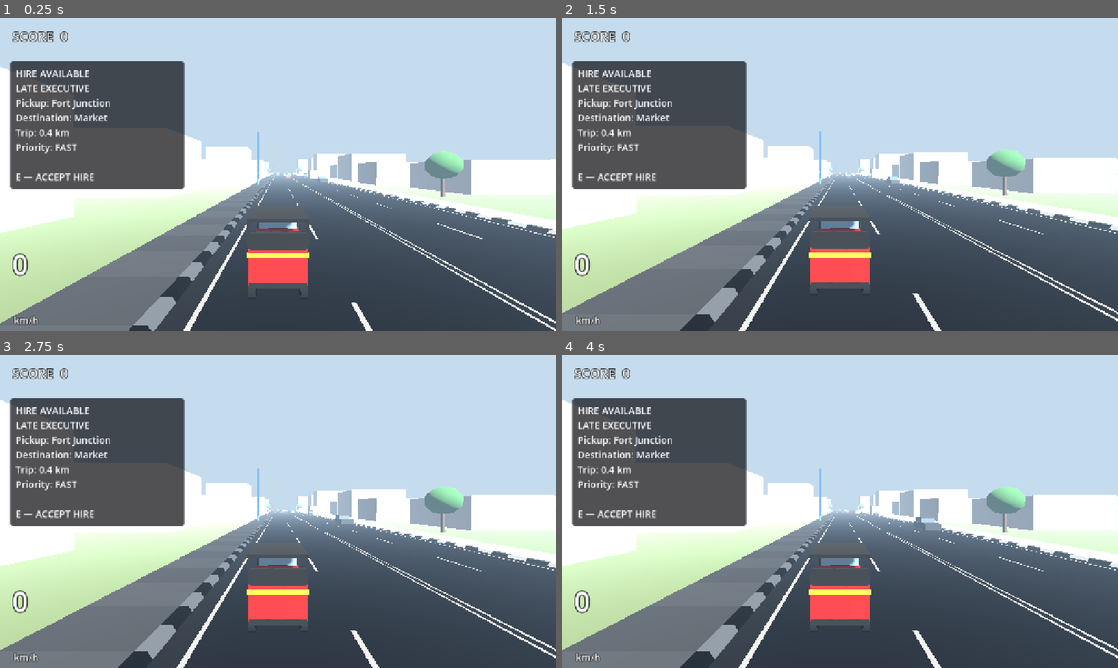
Above: before the commit, frames 1-4 (two rows, left to right).
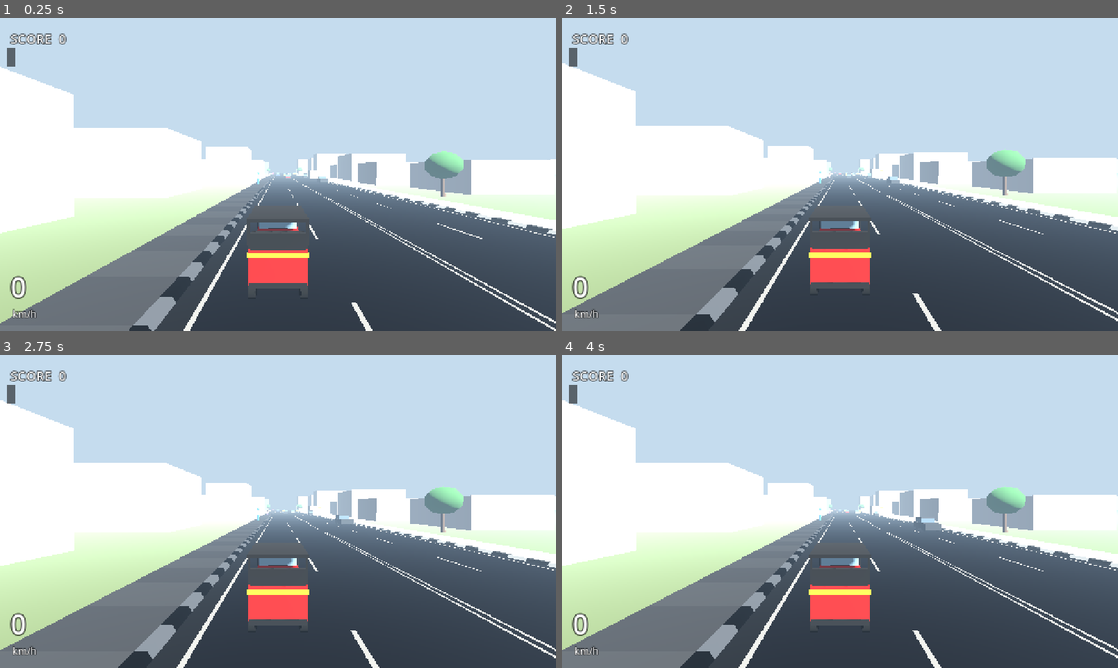
Above: after the commit, the same moments.

Repository: chaven-sl/TukTukColombo
Game: Godot game, scene res://scenes/bootstrap/bootstrap.tscn
The game is run twice, just before and just after one commit, with the same random seed, the same clock (stepped at 60 frames per second) and the same inputs.
Inputs (mouse positions are in pixels of both pictures, inside the frame that each line leads up to):
- Up to frame 1 (0.25 s): no input
- Up to frame 2 (1.5 s): move the mouse to (962, 158) at 0.52 s; hold D (steer_right) 0.53-1.25 s; hold H (horn) 0.53-1.25 s; click (962, 158) at 0.67 s; tap Enter at 1.25 s; drag from (728, 190) to (812, 237) at 1.27 s
- Up to frame 3 (2.75 s): move the mouse to (333, 442) at 2.02 s; hold D (steer_right) from 2.03 s (still down); hold H (horn) from 2.03 s (still down); click (333, 442) at 2.17 s
- Up to frame 4 (4 s): release D (steer_right) at 2.75 s; release H (horn) at 2.75 s; drag from (812, 574) to (673, 464) at 2.77 s; move the mouse to (1006, 558) at 3.52 s; hold A (steer_left) from 3.53 s (still down); hold H (horn) from 3.53 s (still down); click (1006, 558) at 3.67 s

The runs differ from the first frame. In frame 1, 14% of the frame differs, in the area x 1-47%, y 4-98%; in frame 2, 14%; in frame 3, 14%; in frame 4, 14%.
Error after the commit: Parse Error: Identifier "VehicleDamageState" not declared in the current scope. (res://scripts/ui/notification_presenter.gd:88)

Commit message:
feat(ui): safe-area HUD and central notification presenter
Owner playtest: messages too close to / off the left edge. Every HUD layer
now builds under HudSafeArea (display safe rect + 24-unit margin, shared
with the touch controls; simulated cutouts via --simulate-safe-area).
Score/speed follow the real pause/steer rects; cards width-capped and
word-wrapped with line caps; result card takes the right column; passenger
line bottom-centre. NotificationPresenter owns banners (NORMAL < HIGH <
CRITICAL, two slots); critical banners suppress score popups.

Co-Authored-By: Claude Opus 5.5 <noreply@anthropic.com>

Diff:
--- /dev/null
+++ b/scripts/ui/hud_safe_area.gd
@@ -0,0 +1,58 @@
+class_name HudSafeArea
+extends Control
+## Root container for HUD content (v0.03A2). Sits exactly on the device's
+## usable safe rectangle (cutouts, rounded corners, gesture bars removed),
+## inset by an inner margin, so every child anchored to it is automatically
+## inside the safe area at any aspect ratio. The touch controls use the same
+## safe rect (safe_rect()) so the whole HUD shares one alignment.
+##
+## Testing / screenshots: simulated insets via HudSafeArea.simulated_insets
+## (logical units: left, top, right, bottom) or `-- --simulate-safe-area=L,T,R,B`.
+
+const MARGIN := 24.0
+
+## Logical-unit insets added on top of the display safe area (tests, CLI).
+static var simulated_insets := Vector4.ZERO
+static var _cli_checked := false
+
+var margin := MARGIN
+
+
+static func _check_cli() -> void:
+	if _cli_checked:
+		return
+	_cli_checked = true
+	for arg in OS.get_cmdline_user_args():
+		if arg.begins_with("--simulate-safe-area="):
+			var parts := arg.get_slice("=", 1).split(",")
+			if parts.size() == 4:
+				simulated_insets = Vector4(float(parts[0]), float(parts[1]), float(parts[2]), float(parts[3]))
+
+
+## Usable rectangle in logical viewport units (display safe area ∩ simulation).
+static func safe_rect(viewport: Viewport) -> Rect2:
+	_check_cli()
+	var r := MobileLayout.safe_rect_for(viewport)
+	return apply_insets(r, simulated_insets)
+
+
+static func apply_insets(r: Rect2, insets: Vector4) -> Rect2:
+	return Rect2(r.position + Vector2(insets.x, insets.y), r.size - Vector2(insets.x + insets.z, insets.y + insets.w))
+
+
+func _ready() -> void:
+	mouse_filter = Control.MOUSE_FILTER_IGNORE
+	set_anchors_preset(Control.PRESET_TOP_LEFT)
+	get_viewport().size_changed.connect(refresh)
+	refresh()
+
+
+func refresh() -> void:
+	apply_safe_rect(safe_rect(get_viewport()))
+
+
+## Separate so tests can lay the HUD out for any safe rect.
+func apply_safe_rect(safe: Rect2) -> void:
+	var inner := safe.grow(-margin)
+	position = inner.position
+	size = inner.size
--- a/scripts/ui/mobile_controls.gd
+++ b/scripts/ui/mobile_controls.gd
@@ -105,7 +105,7 @@
 
 func relayout() -> void:
 	var view := get_viewport().get_visible_rect().size
-	safe_rect = MobileLayout.safe_rect_for(get_viewport())
+	safe_rect = HudSafeArea.safe_rect(get_viewport())  # same safe rect as the rest of the HUD
 	apply_layout(view, safe_rect)
 
 
--- /dev/null
+++ b/scripts/ui/notification_presenter.gd
@@ -0,0 +1,157 @@
+class_name NotificationPresenter
+extends CanvasLayer
+## One place for on-screen notices (v0.03A2), so systems never drop labels at
+## arbitrary positions. Banners sit in a fixed zone below the GPS line, inside
+## the safe area, width-capped and word-wrapped.
+##
+## Categories (style): SKILL, WARNING, INCIDENT, DAMAGE, RIDE.
+## Priority: CRITICAL (pedestrian impact, tuk disabled, ride failed) >
+## HIGH (pickup/destination, major incident) > NORMAL. At most two banners;
+## a higher priority replaces a lower one, and while a CRITICAL banner is up
+## PrototypeHud suppresses score popups (critical_active()).
+
+enum Category { SKILL, WARNING, INCIDENT, DAMAGE, RIDE }
+enum Priority { NORMAL, HIGH, CRITICAL }
+
+const SLOTS := 2
+const COLORS := {
+	Category.SKILL: Color(1.0, 0.95, 0.75), Category.WARNING: Color(1.0, 0.4, 0.3),
+	Category.INCIDENT: Color(1.0, 0.75, 0.3), Category.DAMAGE: Color(1.0, 0.3, 0.2),
+	Category.RIDE: Color(0.55, 0.95, 1.0),
+}
+
+var safe_root: HudSafeArea
+var _box: VBoxContainer
+var _panels: Array[PanelContainer] = []
+var _labels: Array[Label] = []
+var _priority := PackedInt32Array()
+var _time_left := PackedFloat32Array()
+## Diagnostics (tests).
+var shown := 0
+var replaced := 0
+var dropped := 0
+
+
+func _ready() -> void:
+	layer = 22
+	safe_root = HudSafeArea.new()
+	safe_root.name = "SafeArea"
+	add_child(safe_root)
+	_box = VBoxContainer.new()
+	_box.mouse_filter = Control.MOUSE_FILTER_IGNORE
+	_box.add_theme_constant_override("separation", 8)
+	safe_root.add_child(_box)
+	for i in SLOTS:
+		var panel := PanelContainer.new()
+		var style := StyleBoxFlat.new()
+		style.bg_color = Color(0.05, 0.05, 0.07, 0.8)
+		style.set_corner_radius_all(6)
+		style.set_content_margin_all(10)
+		panel.add_theme_stylebox_override("panel", style)
+		panel.mouse_filter = Control.MOUSE_FILTER_IGNORE
+		panel.visible = false
+		var label := Label.new()
+		label.horizontal_alignment = HORIZONTAL_ALIGNMENT_CENTER
+		label.autowrap_mode = TextServer.AUTOWRAP_WORD_SMART
+		label.max_lines_visible = 2
+		var ls := LabelSettings.new()
+		ls.font_size = 34
+		ls.outline_size = 8
+		ls.outline_color = Color(0, 0, 0, 0.9)
+		label.label_settings = ls
+		panel.add_child(label)
+		_box.add_child(panel)
+		_panels.append(panel)
+		_labels.append(label)
+		_priority.append(-1)
+		_time_left.append(0.0)
+	safe_root.resized.connect(layout)
+	layout()
+	EventBus.pedestrian_impact.connect(func(_e: PedestrianEvent) -> void:
+		notify(tr("UI_UNSAFE_DRIVING"), Category.WARNING, Priority.CRITICAL, 2.5))
+	EventBus.ride_finished.connect(func(r: RideResult) -> void:
+		if r.outcome == RideResult.Outcome.FAILED:
+			notify(tr("UI_RIDE_FAILED"), Category.RIDE, Priority.CRITICAL, 2.5))
+	EventBus.ride_state_changed.connect(func(st: int) -> void:
+		if st == RideManager.RideState.ACTIVE:
+			notify(tr("UI_NOTIFY_ON_BOARD"), Category.RIDE, Priority.HIGH, 2.0))
+	EventBus.traffic_incident_started.connect(func(tier: int, _p: Vector3) -> void:
+		if tier == IncidentRules.Tier.MAJOR:
+			notify(tr("UI_NOTIFY_MAJOR_INCIDENT"), Category.INCIDENT, Priority.HIGH, 2.0))
+	EventBus.vehicle_damage_changed.connect(_on_damage)
+	EventBus.vehicle_recovered.connect(func(reason: String) -> void:
+		if reason == "void":
+			notify(tr("UI_RESETTING_TO_ROAD"), Category.WARNING, Priority.HIGH, 1.6))
+
+
+func _on_damage(st: int) -> void:
+	if st == VehicleDamageState.State.DAMAGED:
+		notify(tr("UI_TUK_DAMAGED"), Category.DAMAGE, Priority.HIGH, 2.0)
+	elif st == VehicleDamageState.State.DISABLED:
+		notify(tr("UI_TUK_DISABLED"), Category.DAMAGE, Priority.CRITICAL, 2.2)
+		notify(tr("UI_RESETTING_TO_ROAD"), Category.DAMAGE, Priority.CRITICAL, 2.4)
+
+
+## Centre column between the side cards (hire card left, ride panel right),
+## below the GPS line (y 0–52) and the combo meter (64–110).
+func layout() -> void:
+	var sw := safe_root.size.x
+	var card := minf(400.0, sw * 0.36)
+	var w := clampf(sw - 2.0 * card - 32.0, 260.0, 560.0)
+	PrototypeHud.place(_box, Vector2(0.5, 0.0), Rect2(-w * 0.5, 118, w, 0))
+	for p in _panels:
+		p.custom_minimum_size = Vector2(w, 0)
+
+
+## Shows `text`. Replaces the lowest-priority banner if both slots are busy;
+## a NORMAL notice is dropped while a CRITICAL one is showing.
+func notify(text: String, category: Category, priority: Priority, seconds: float) -> void:
+	if priority == Priority.NORMAL and critical_active():
+		dropped += 1
+		return
+	var slot := -1
+	for i in SLOTS:
+		if _priority[i] < 0:
+			slot = i
+			break
+	if slot < 0:
+		var lowest := 0
+		for i in SLOTS:
+			if _priority[i] < _priority[lowest]:
+				lowest = i
+		if _priority[lowest] > priority:
+			dropped += 1
+			return
+		slot = lowest
+		replaced += 1
+	_labels[slot].text = text
+	_labels[slot].label_settings.font_color = COLORS[category]
+	_priority[slot] = priority
+	_time_left[slot] = seconds
+	_panels[slot].visible = true
+	shown += 1
+
+
+func critical_active() -> bool:
+	for i in SLOTS:
+		if _priority[i] == Priority.CRITICAL:
+			return true
+	return false
+
+
+func visible_panels() -> Array[PanelContainer]:
+	var out: Array[PanelContainer] = []
+	for p in _panels:
+		if p.visible:
+			out.append(p)
+	return out
+
+
+func _process(delta: float) -> void:
+	for i in SLOTS:
+		if _priority[i] < 0:
+			continue
+		_time_left[i] -= delta
+		if _time_left[i] <= 0.0:
+			_priority[i] = -1
+			_panels[i].visible = false
--- a/scripts/ui/prototype_hud.gd
+++ b/scripts/ui/prototype_hud.gd
@@ -5,8 +5,6 @@
 ## All player-facing text goes through translation keys.
 
 const POPUP_COUNT := 4
-## Touch mode lifts the speed readout above the steering pad (logical units).
-const TOUCH_SPEED_LIFT := 180.0
 
 var player: TukController
 var scoring: ScoringSystem
@@ -25,6 +23,11 @@
 var _loss_settings: LabelSettings
 var _combo_tween: Tween
 var _touch_layout := false
+var _touch_rects: Dictionary = {}
+## HUD root inside the safe area (v0.03A2).
+var safe_root: HudSafeArea
+## Critical notifications suppress score popups (no stacking over warnings).
+var notifications: NotificationPresenter
 
 
 func setup(p_player: TukController, p_scoring: ScoringSystem) -> void:
@@ -54,34 +57,30 @@
 	_popup_settings = _settings(40, Color(1.0, 0.95, 0.75), 8)
 	_gap_settings = _settings(54, Color(1.0, 0.62, 0.12), 10)
 	_loss_settings = _settings(28, Color(1.0, 0.4, 0.35), 6)
-	var root := Control.new()
-	root.set_anchors_preset(Control.PRESET_FULL_RECT)
-	root.mouse_filter = Control.MOUSE_FILTER_IGNORE
-	add_child(root)
+	# v0.03A2: everything lives inside the safe area (cutouts, corners).
+	safe_root = HudSafeArea.new()
+	safe_root.name = "SafeArea"
+	add_child(safe_root)
+	var root: Control = safe_root
 
 	_score_label = Label.new()
 	_score_label.label_settings = _settings(30, Color(1, 1, 1), 7)
-	_score_label.position = Vector2(28, 20)
 	root.add_child(_score_label)
 
 	_speed_label = Label.new()
 	_speed_label.label_settings = _settings(64, Color(1, 1, 1), 10)
-	_speed_label.set_anchors_preset(Control.PRESET_BOTTOM_LEFT)
-	_speed_label.position = Vector2(28, -110)
+	_speed_label.vertical_alignment = VERTICAL_ALIGNMENT_BOTTOM
 	_speed_label.grow_vertical = Control.GROW_DIRECTION_BEGIN
 	root.add_child(_speed_label)
 	_speed_unit = Label.new()
 	_speed_unit.label_settings = _small_settings
-	_speed_unit.set_anchors_preset(Control.PRESET_BOTTOM_LEFT)
-	_speed_unit.position = Vector2(32, -40)
+	_speed_unit.grow_vertical = Control.GROW_DIRECTION_BEGIN
 	_speed_unit.text = tr("UI_KMH")
 	root.add_child(_speed_unit)
 
 	_combo_root = VBoxContainer.new()
-	_combo_root.set_anchors_preset(Control.PRESET_CENTER_TOP)
-	_combo_root.position = Vector2(-110, 84)  # below the GPS instruction line
-	_combo_root.custom_minimum_size = Vector2(220, 0)
 	_combo_root.mouse_filter = Control.MOUSE_FILTER_IGNORE
+	place(_combo_root, Vector2(0.5, 0.0), Rect2(-110, 64, 220, 46))  # below the GPS line
 	root.add_child(_combo_root)
 	_combo_label = Label.new()
 	_combo_label.label_settings = _settings(34, Color(1.0, 0.85, 0.3), 8)
@@ -98,32 +97,50 @@
 	for i in POPUP_COUNT:
 		var popup := Label.new()
 		popup.horizontal_alignment = HORIZONTAL_ALIGNMENT_CENTER
-		popup.set_anchors_preset(Control.PRESET_CENTER_TOP)
-		popup.custom_minimum_size = Vector2(600, 0)
-		popup.position = Vector2(-300, 150)
-		popup.pivot_offset = Vector2(300, 40)
+		popup.autowrap_mode = TextServer.AUTOWRAP_WORD_SMART
 		popup.modulate.a = 0.0
 		root.add_child(popup)
 		_popups.append(popup)
+	_apply_layout()
 
 
-## Touch mode moves score right of the pause button and lifts the speed
-## readout above the steering pad.
-func set_touch_layout(on: bool) -> void:
-	if on == _touch_layout:
-		return
-	_touch_layout = on
-	_score_label.position.x = 120.0 if on else 28.0
-	# Bottom-anchored labels: shift their offsets, not position (absolute).
-	var sign := -1.0 if on else 1.0
-	# The number grows upwards from its offsets, so the unit lifts further to sit under it.
-	_shift(_speed_label, sign * TOUCH_SPEED_LIFT)
-	_shift(_speed_unit, sign * (TOUCH_SPEED_LIFT + 64.0))
+## Anchors `c` at (anchor.x, anchor.y) of the safe root with an offset rect.
+static func place(c: Control, anchor: Vector2, r: Rect2) -> void:
+	c.anchor_left = anchor.x
+	c.anchor_right = anchor.x
+	c.anchor_top = anchor.y
+	c.anchor_bottom = anchor.y
+	c.offset_left = r.position.x
+	c.offset_top = r.position.y
+	c.offset_right = r.end.x
+	c.offset_bottom = r.end.y
 
 
-func _shift(c: Control, dy: float) -> void:
-	c.offset_top += dy
-	c.offset_bottom += dy
+## Touch mode: score right of the pause button, speed above the steering pad,
+## both derived from the actual touch-control rects (MobileControls).
+func set_touch_layout(on: bool) -> void:
+	_touch_layout = on
+	_apply_layout()
+
+
+func on_touch_controls_layout(rects: Dictionary) -> void:
+	_touch_rects = rects
+	_apply_layout()
+
+
+func _apply_layout() -> void:
+	if safe_root == null:
+		return
+	var score_x := 0.0
+	var speed_bottom := 0.0
+	if _touch_layout and not _touch_rects.is_empty():
+		var pause: Rect2 = _touch_rects[TouchControlState.Pad.PAUSE]
+		var steer: Rect2 = _touch_rects[TouchControlState.Pad.STEER]
+		score_x = maxf(pause.end.x - safe_root.position.x + 14.0, 0.0)
+		speed_bottom = minf(steer.position.y - 8.0 - safe_root.get_rect().end.y, 0.0)
+	place(_score_label, Vector2.ZERO, Rect2(score_x, 2, 0, 0))  # sizes to its text
+	place(_speed_unit, Vector2(0, 1), Rect2(4, speed_bottom - 26, 120, 26))
+	place(_speed_label, Vector2(0, 1), Rect2(0, speed_bottom - 34 - 92, 180, 92))  # 64 px digits ≈ 88 tall; unit label ≈ 31
 
 
 func _process(_delta: float) -> void:
@@ -161,15 +178,19 @@
 
 
 func _show_popup(text: String, settings: LabelSettings, punch: float) -> void:
+	if notifications != null and notifications.critical_active():
+		return  # never stack score popups over a critical warning
 	var popup := _popups[_popup_index]
 	_popup_index = (_popup_index + 1) % POPUP_COUNT
 	popup.text = text
 	popup.label_settings = settings
-	popup.position = Vector2(-300, 150)
+	var w := minf(600.0, safe_root.size.x)
+	place(popup, Vector2(0.5, 0.0), Rect2(-w * 0.5, 260, w, 0))  # below the banner zone
+	popup.pivot_offset = Vector2(w * 0.5, 40)
 	popup.modulate.a = 1.0
 	popup.scale = Vector2(punch, punch)
 	var tween := create_tween()
 	tween.set_parallel(true)
 	tween.tween_property(popup, "scale", Vector2.ONE, 0.2).set_trans(Tween.TRANS_BACK).set_ease(Tween.EASE_OUT)
-	tween.tween_property(popup, "position:y", 110.0, 1.1).set_ease(Tween.EASE_OUT)
+	tween.tween_property(popup, "position:y", 228.0, 1.1).set_ease(Tween.EASE_OUT)
 	tween.tween_property(popup, "modulate:a", 0.0, 0.5).set_delay(0.7)
--- a/scripts/ui/ride_hud.gd
+++ b/scripts/ui/ride_hud.gd
@@ -23,11 +23,11 @@
 var _ride_panel: PanelContainer
 var _ride_label: Label
 var _bubble: Label
-var _notice: Label
+## HUD root inside the safe area (v0.03A2).
+var safe_root: HudSafeArea
 var _result_panel: PanelContainer
 var _result_label: Label
 var _result_timer := 0.0
-var _notice_timer := 0.0
 var _mood_timer := 0.0
 var _mood_state: PassengerMood.Mood = PassengerMood.Mood.HAPPY
 var _pickup_beacons: Dictionary = {}  # PassengerOffer -> MeshInstance3D
@@ -44,7 +44,6 @@
 	guidance = p_guidance
 	rides.result_ready.connect(_on_result)
 	rides.reaction.connect(_on_reaction)
-	EventBus.pedestrian_impact.connect(_on_pedestrian_impact)
 	for offer in offers.offers:
 		_pickup_beacons[offer] = _beacon(offer.profile.marker_color, 0.18)
 	_dest_beacon = _beacon(Color(0.2, 1.0, 0.45), 0.35)
@@ -63,39 +62,56 @@
 
 func _ready() -> void:
 	layer = 20
-	var root := Control.new()
-	root.set_anchors_preset(Control.PRESET_FULL_RECT)
-	root.mouse_filter = Control.MOUSE_FILTER_IGNORE
-	add_child(root)
-	# Hire card top-left: clear of both thumb zones and the GPS/combo line.
-	_offer_panel = _panel(root, Control.PRESET_TOP_LEFT, Vector2(24, 100), Vector2(400, 0))
-	_offer_label = _label(_offer_panel, 22)
-	_gps_panel = _panel(root, Control.PRESET_CENTER_TOP, Vector2(-200, 12), Vector2(400, 0))
+	# v0.03A2: all cards live inside the safe area and wrap their text.
+	safe_root = HudSafeArea.new()
+	safe_root.name = "SafeArea"
+	add_child(safe_root)
+	var root: Control = safe_root
+	_offer_panel = _panel(root)
+	_offer_label = _label(_offer_panel, 21)
+	_gps_panel = _panel(root)
 	_gps_label = _label(_gps_panel, 30)
 	_gps_label.horizontal_alignment = HORIZONTAL_ALIGNMENT_CENTER
 	(_gps_panel.get_theme_stylebox("panel") as StyleBoxFlat).bg_color = Color(0.02, 0.18, 0.28, 0.82)
-	_ride_panel = _panel(root, Control.PRESET_TOP_RIGHT, Vector2(-380, 18), Vector2(360, 0))
+	_ride_panel = _panel(root)
 	_ride_label = _label(_ride_panel, 20)
-	_result_panel = _panel(root, Control.PRESET_CENTER, Vector2(-250, -190), Vector2(500, 0))
+	_result_panel = _panel(root)
 	_result_label = _label(_result_panel, 22)
+	_result_label.max_lines_visible = 16
+	_offer_label.max_lines_visible = 7  # key facts first; long names wrap, never reach the speed readout
+	_ride_label.max_lines_visible = 8
 	_bubble = Label.new()
-	_bubble.set_anchors_preset(Control.PRESET_CENTER_BOTTOM)
-	_bubble.position = Vector2(-350, -260)
-	_bubble.custom_minimum_size = Vector2(700, 0)
 	_bubble.horizontal_alignment = HORIZONTAL_ALIGNMENT_CENTER
+	_bubble.autowrap_mode = TextServer.AUTOWRAP_WORD_SMART
+	_bubble.max_lines_visible = 2
+	_bubble.grow_vertical = Control.GROW_DIRECTION_BEGIN
 	_bubble.label_settings = _settings(30, Color(1, 1, 1))
 	root.add_child(_bubble)
-	_notice = Label.new()
-	_notice.set_anchors_preset(Control.PRESET_CENTER)
-	_notice.position = Vector2(-350, -40)
-	_notice.custom_minimum_size = Vector2(700, 0)
-	_notice.horizontal_alignment = HORIZONTAL_ALIGNMENT_CENTER
-	_notice.label_settings = _settings(44, Color(1.0, 0.35, 0.3))
-	root.add_child(_notice)
 	_offer_panel.visible = false
 	_gps_panel.visible = false
 	_ride_panel.visible = false
 	_result_panel.visible = false
+	_bubble.visible = false
+	safe_root.resized.connect(layout)
+	layout()
+
+
+## Positions every card relative to the safe root; widths shrink on narrow
+## safe areas so nothing reaches the screen edge.
+func layout() -> void:
+	var w := safe_root.size.x
+	var card := minf(400.0, w * 0.36)
+	PrototypeHud.place(_offer_panel, Vector2.ZERO, Rect2(0, 76, card, 0))  # under score and the touch pause button
+	var gps := minf(440.0, w - 2.0 * card - 24.0)
+	PrototypeHud.place(_gps_panel, Vector2(0.5, 0.0), Rect2(-gps * 0.5, 0, gps, 0))
+	PrototypeHud.place(_ride_panel, Vector2(1.0, 0.0), Rect2(-card, 0, card, 0))
+	# Result card takes the right column (the ride panel is gone by then),
+	# leaving the centre column to the banners.
+	PrototypeHud.place(_result_panel, Vector2(1.0, 0.0), Rect2(-card, 0, card, 0))
+	# Passenger line: centre column near the bottom, between the steering pad
+	# and the pedals, below the banners.
+	var bubble := clampf(w - 2.0 * card - 32.0, 260.0, 700.0)
+	PrototypeHud.place(_bubble, Vector2(0.5, 1.0), Rect2(-bubble * 0.5, -196, bubble, 40))
 
 
 func _settings(size: int, color: Color) -> LabelSettings:
@@ -107,16 +123,13 @@
 	return ls
 
 
-func _panel(parent: Control, preset: Control.LayoutPreset, pos: Vector2, min_size: Vector2) -> PanelContainer:
+func _panel(parent: Control) -> PanelContainer:
 	var panel := PanelContainer.new()
 	var style := StyleBoxFlat.new()
 	style.bg_color = Color(0.05, 0.05, 0.07, 0.72)
 	style.set_corner_radius_all(6)
 	style.set_content_margin_all(12)
 	panel.add_theme_stylebox_override("panel", style)
-	panel.set_anchors_preset(preset)
-	panel.position = pos
-	panel.custom_minimum_size = min_size
 	panel.mouse_filter = Control.MOUSE_FILTER_IGNORE
 	parent.add_child(panel)
 	return panel
@@ -125,6 +138,7 @@
 func _label(parent: Control, size: int) -> Label:
 	var label := Label.new()
 	label.add_theme_font_size_override("font_size", size)
+	label.autowrap_mode = TextServer.AUTOWRAP_WORD_SMART  # long (translated) text wraps, never overflows
 	parent.add_child(label)
 	return label
 
@@ -172,9 +186,6 @@
 		if _result_timer <= 0.0:
 			_result_panel.visible = false
 	_bubble.visible = rides.current_reaction_time > 0.0
-	if _notice_timer > 0.0:
-		_notice_timer -= delta
-	_notice.visible = _notice_timer > 0.0
 
 
 func _unhandled_input(event: InputEvent) -> void:
@@ -234,7 +245,6 @@
 				lines.append("%s: %s" % [tr("UI_TRIP"), km(offer.route_m)])
 				lines.append("%s: %s" % [tr("UI_PRIORITY"), tr(offer.profile.priority_key)])
 				if not touch_mode:
-					lines.append("")
 					lines.append(tr("UI_ACCEPT_HIRE") % interact_key_label())
 		RideManager.RideState.EN_ROUTE_TO_PICKUP:
 			lines.append(tr("UI_PICKUP_HINT") % tr(rides.offer.profile.display_name_key))
@@ -275,11 +285,6 @@
 	_bubble.text = "“%s”" % tr(key)
 
 
-func _on_pedestrian_impact(_event: PedestrianEvent) -> void:
-	_notice.text = tr("UI_UNSAFE_DRIVING")
-	_notice_timer = 2.5
-
-
 func _on_result(result: RideResult) -> void:
 	var t := result.telemetry
 	var lines := PackedStringArray()
@@ -287,7 +292,13 @@
 		lines.append(tr("UI_RIDE_COMPLETE"))
 	else:
 		lines.append(tr("UI_RIDE_FAILED"))
-		lines.append(tr("FAIL_PEDESTRIAN") if result.fail_reason == RideResult.FailReason.PEDESTRIAN_IMPACT else tr("FAIL_ROLLOVER"))
+		match result.fail_reason:
+			RideResult.FailReason.PEDESTRIAN_IMPACT:
+				lines.append(tr("FAIL_PEDESTRIAN"))
+			RideResult.FailReason.VEHICLE_DISABLED:
+				lines.append(tr("FAIL_VEHICLE_DISABLED"))
+			_:
+				lines.append(tr("FAIL_ROLLOVER"))
 	lines.append("")
 	lines.append("%-20s %s" % [tr("UI_PASSENGER"), tr(result.profile.display_name_key)])
 	lines.append("%-20s %s" % [tr("UI_DISTANCE"), km(t.distance_m)])
Not shown, added: scripts/ui/hud_safe_area.gd.uid
Not shown, added: scripts/ui/notification_presenter.gd.uid
